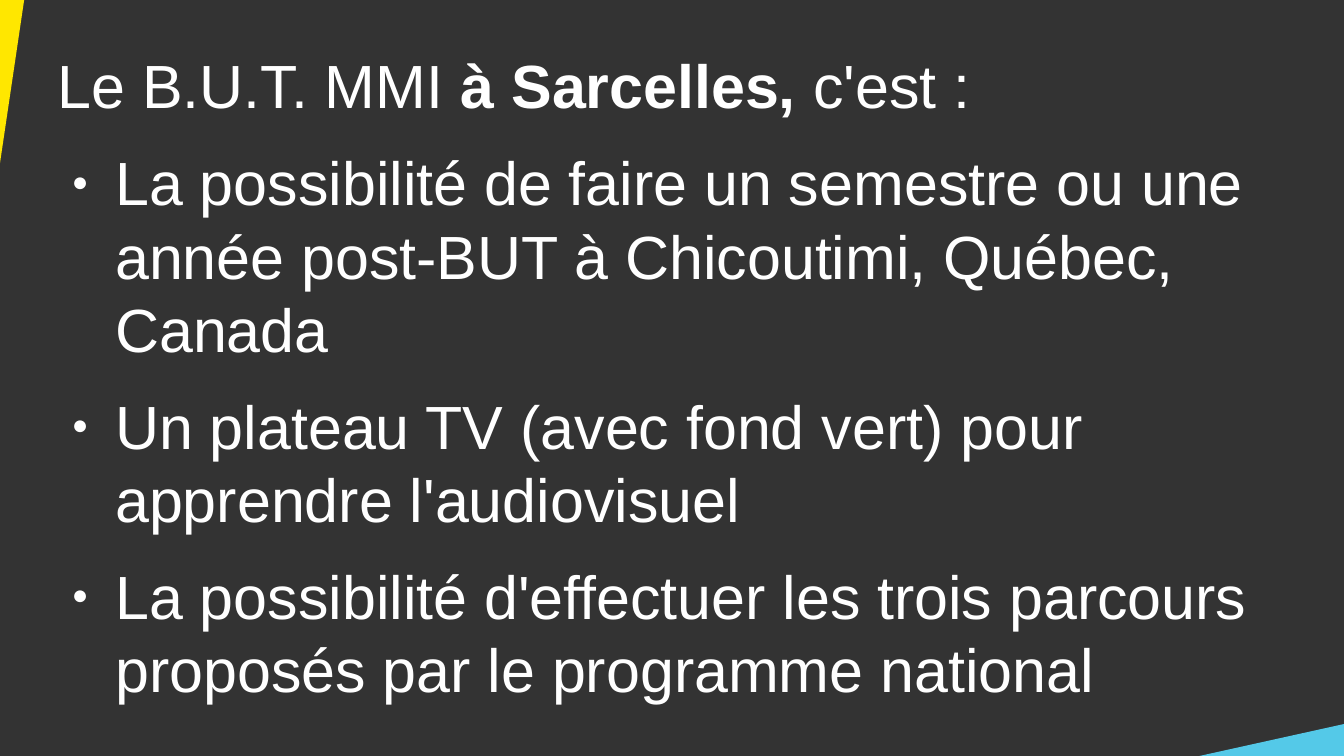
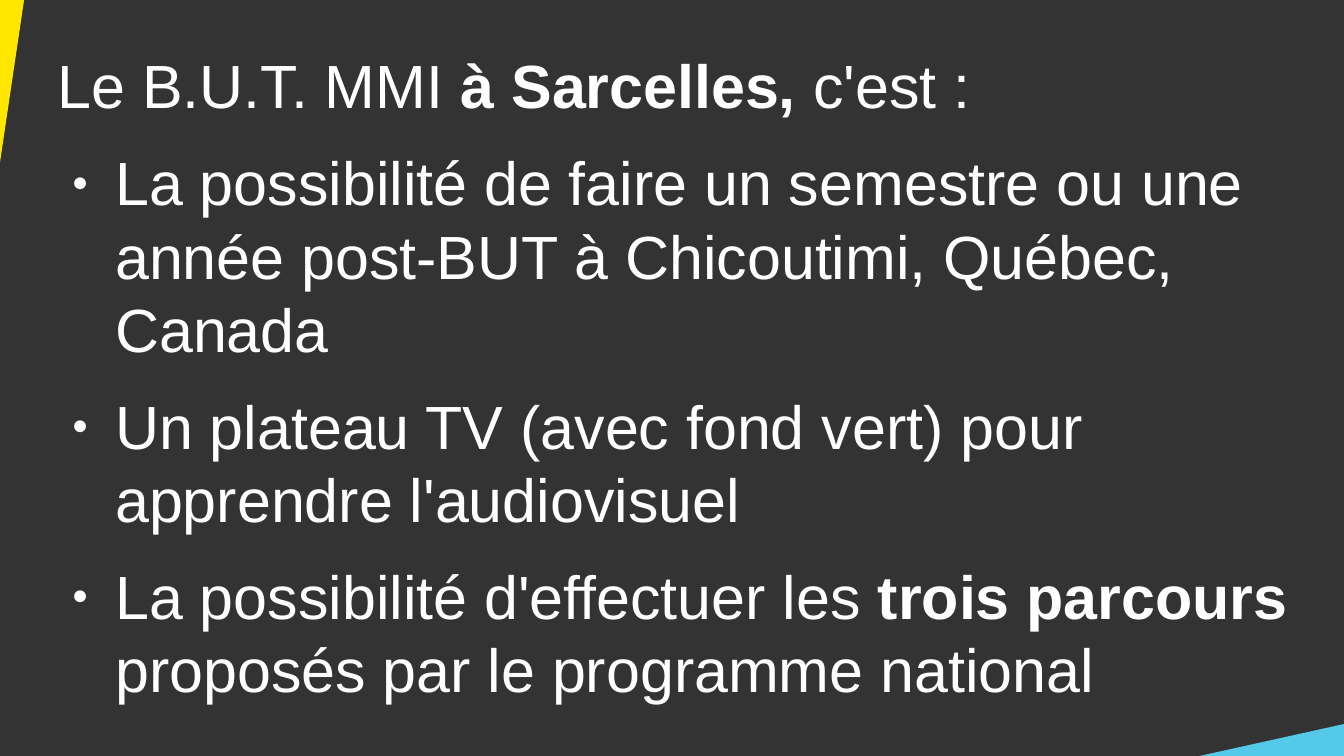
Before and after one commit to DanYellow/cours, a slide deck: slide 25 of presentation-formation-mmi/presentation.odp (slide 24 before the commit). Drawn at 1344x756 pixels with LibreOffice and Linux fonts; fonts in the diff are those of the drawing. Boxes give left, top, right and bottom in pixels: in the first picture for what was removed or moved away, otherwise in the second. Text is boxed around its words. In the diff, an @@ line names an element or a change of style, - is before the commit and + after.

```diff
--- a/presentation-formation-mmi/presentation.odp
+++ b/presentation-formation-mmi/presentation.odp
@@ text at [115, 574, 1288, 703]: bold on in "trois parcours" @@
```
Also in this commit, not shown: 11 other slides changed, 1 slide added, 1 other file.
